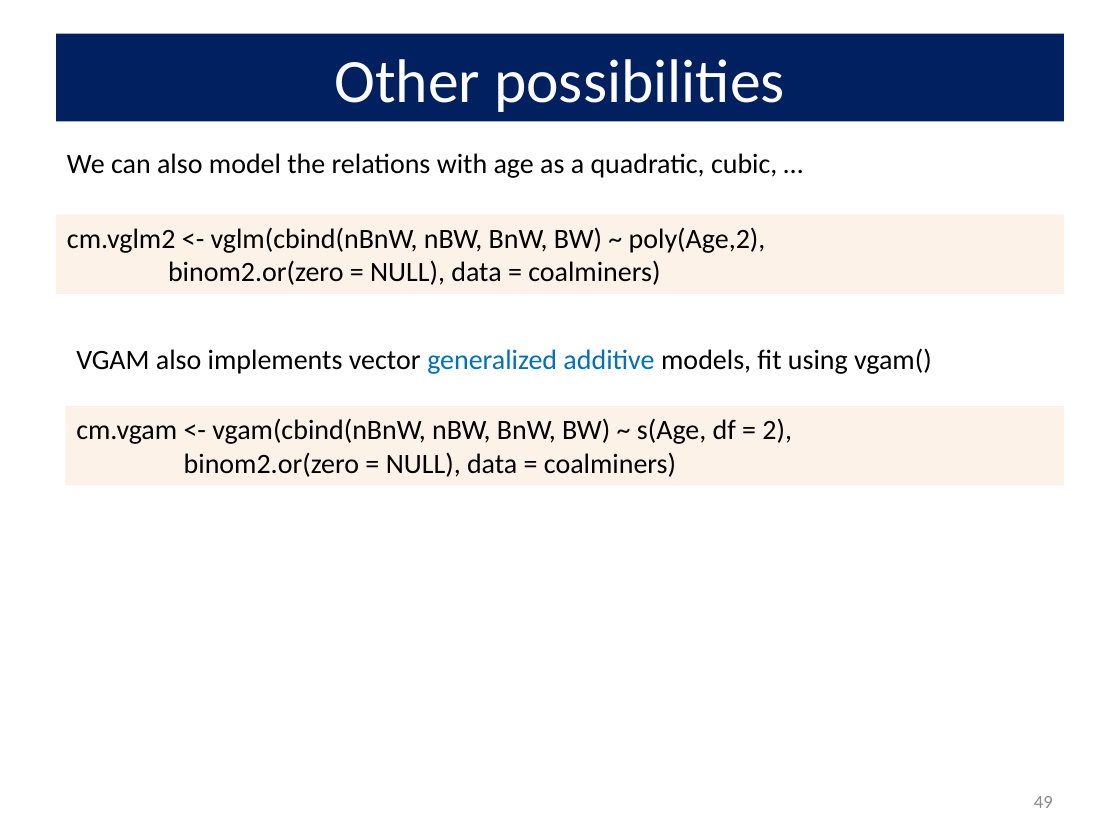
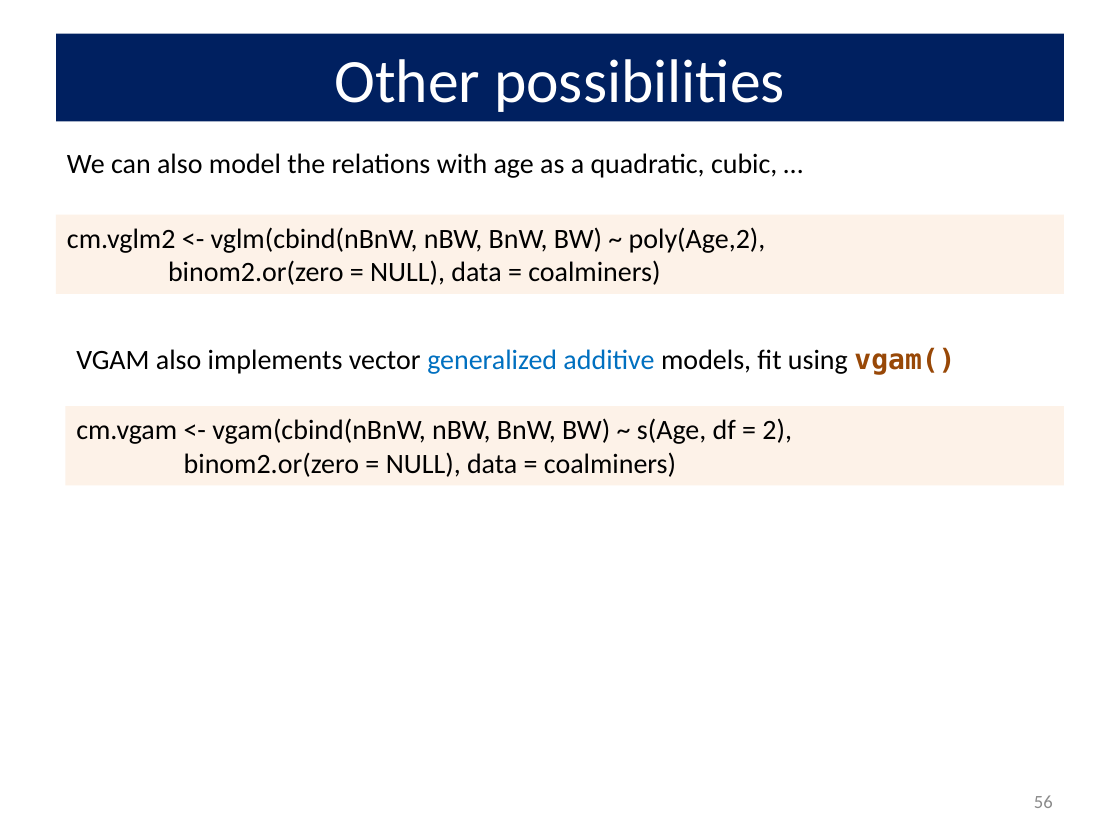
Before and after one commit to friendly/psy6136, a slide deck: slide 56 of lectures/10-Log-Odds.pptx (slide 49 before the commit). Drawn at 1120x840 pixels with LibreOffice and Linux fonts; fonts in the diff are those of the drawing. Boxes give left, top, right and bottom in pixels: in the first picture for what was removed or moved away, otherwise in the second. Text is boxed around its words. In the diff, an @@ line names an element or a change of style, - is before the commit and + after.

```diff
--- a/lectures/10-Log-Odds.pptx
+++ b/lectures/10-Log-Odds.pptx
@@ text "VGAM also implements vector generalized ..." at bbox=[76, 347, 955, 375]: font Calibri to DejaVu Sans Mono, text colour #000000 to #984807, bold on in "vgam()" @@
@@ page number at bbox=[1034, 795, 1053, 808]: text changed @@
-49
+56
```
Also in this commit, not shown: 17 other slides changed, 7 slides added, 7 other files.
